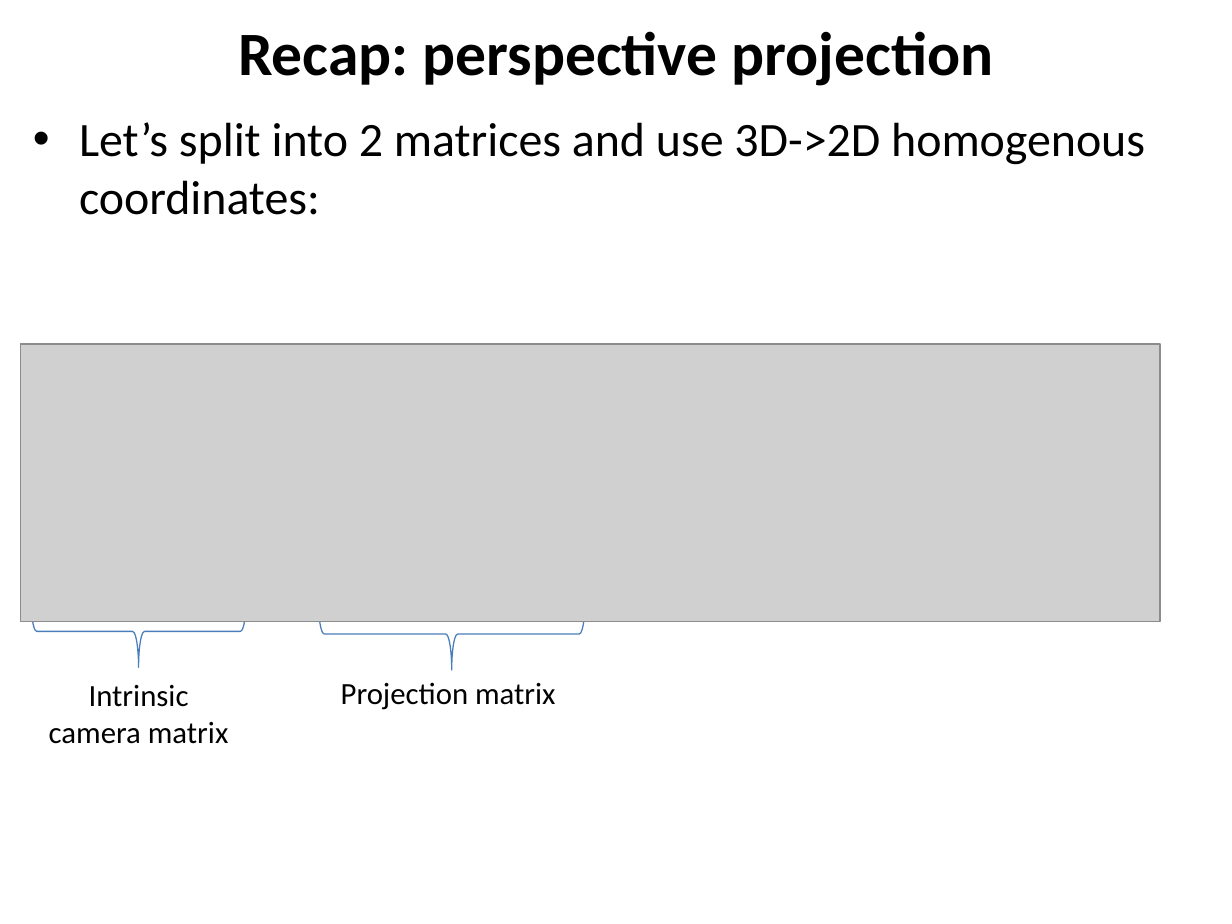
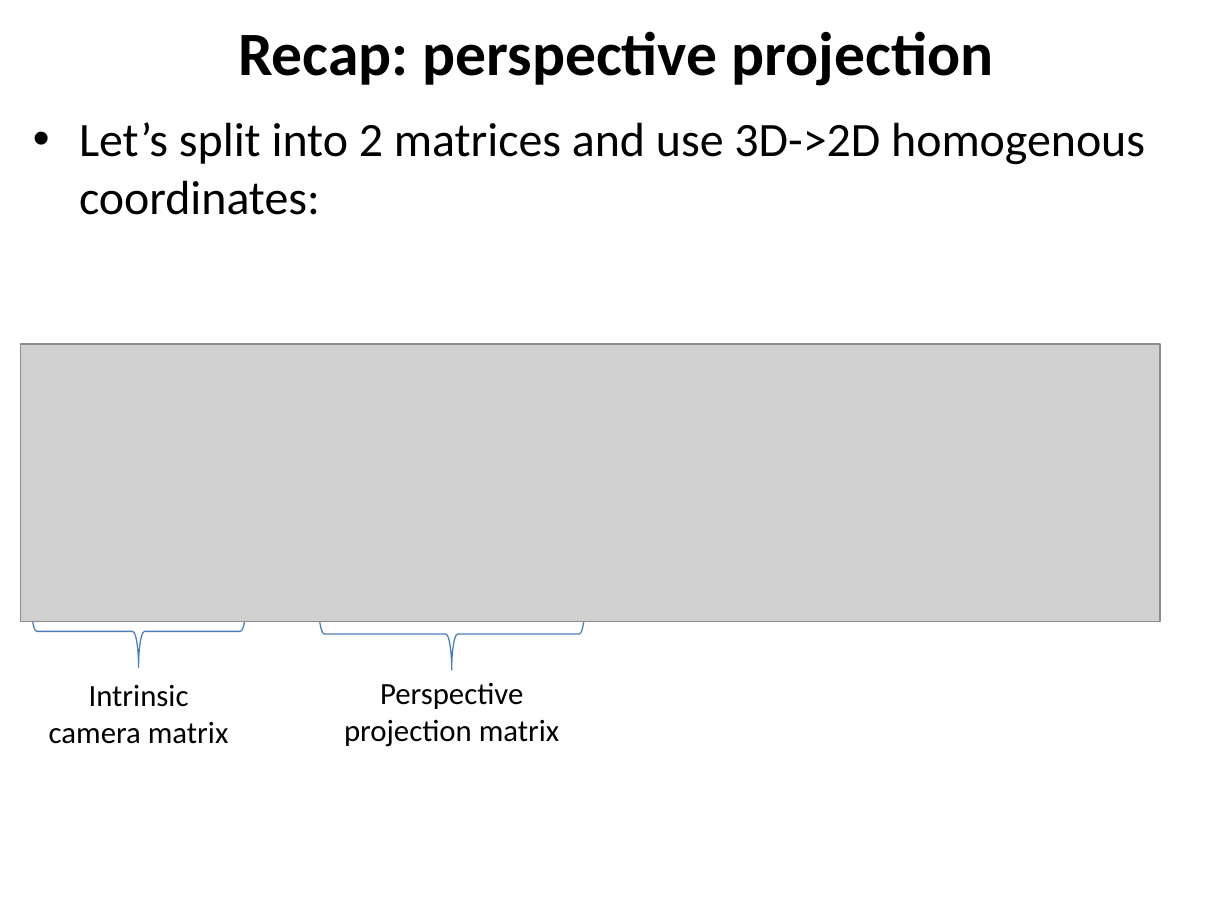
Before and after one commit to YoniChechik/AI_is_Math, a slide deck: slide 13 of c_07_camera_calibration/camera calibration.pptx (slide 11 before the commit). Drawn at 1232x924 pixels with LibreOffice and Linux fonts; fonts in the diff are those of the drawing; grey boxes stand for pictures. Boxes give left, top, right and bottom in pixels: in the first picture for what was removed or moved away, otherwise in the second. Text is boxed around its words. In the diff, an @@ line names an element or a change of style, - is before the commit and + after.

```diff
--- a/c_07_camera_calibration/camera calibration.pptx
+++ b/c_07_camera_calibration/camera calibration.pptx
@@ text at (x1=344, y1=682, x2=559, y2=747): text changed @@
-Projection matrix
+Perspective projection matrix
```
Also in this commit, not shown: 7 other slides changed, 6 slides added, 3 slides removed, 2 other files.
